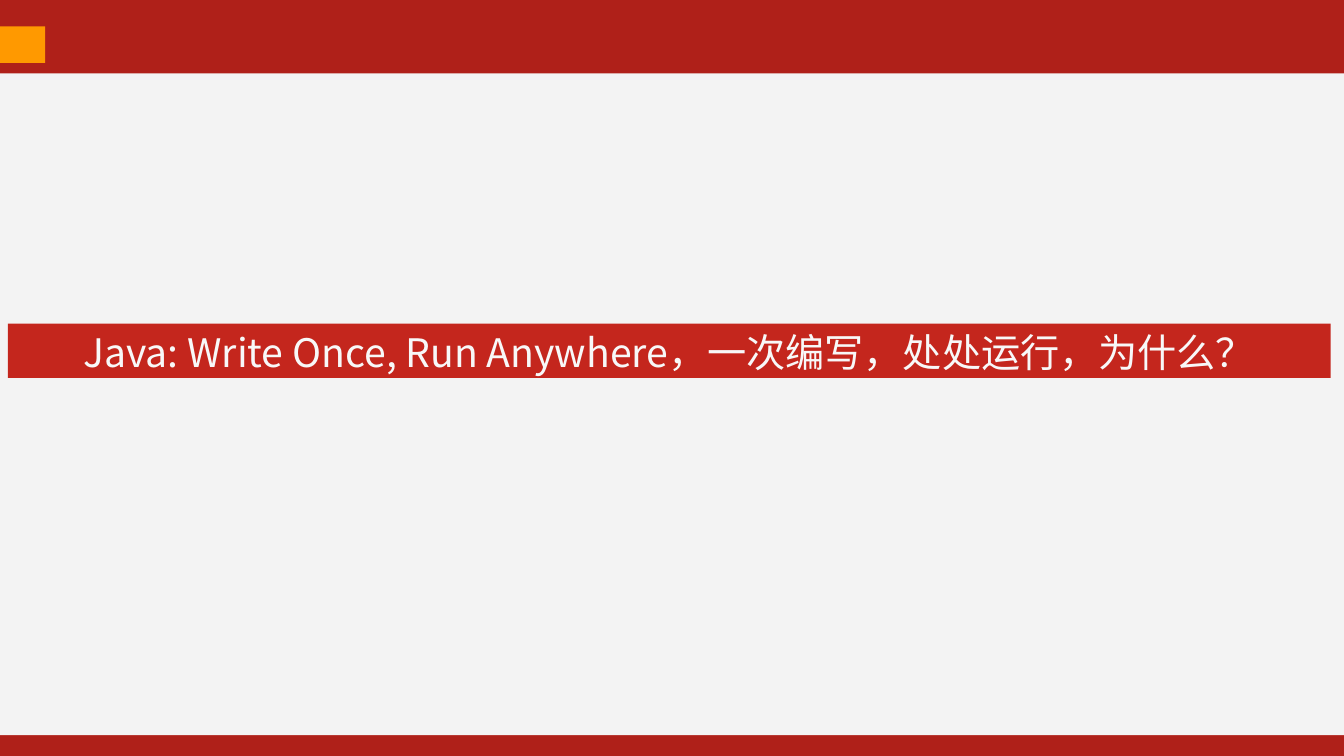
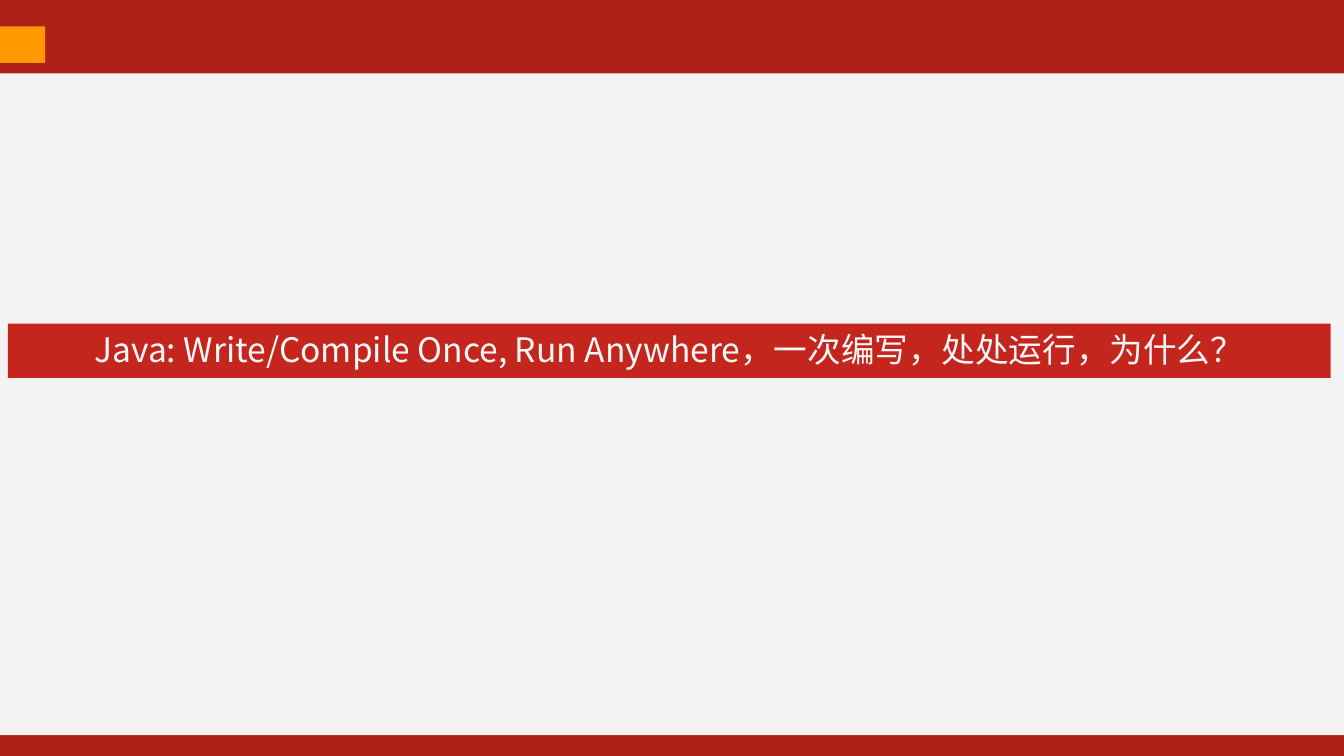
Before and after one commit to kevinjoyce/JavaCourseWare, a slide deck: slide 21 of PPT/每次课PPT/07 Java API-1.pptx. Drawn at 1344x756 pixels with LibreOffice and Linux fonts; fonts in the diff are those of the drawing. Boxes give left, top, right and bottom in pixels: in the first picture for what was removed or moved away, otherwise in the second. Text is boxed around its words. In the diff, an @@ line names an element or a change of style, - is before the commit and + after.

```diff
--- a/PPT/每次课PPT/07 Java API-1.pptx
+++ b/PPT/每次课PPT/07 Java API-1.pptx
@@ text in rectangle at box(94, 333, 1244, 370): text changed; size 28 to 24 pt @@
-Java: Write Once, Run Anywhere，一次编写，处处运行，为什么？
+Java: Write/Compile Once, Run Anywhere，一次编写，处处运行，为什么？
```
Also in this commit, not shown: 23 other files.
